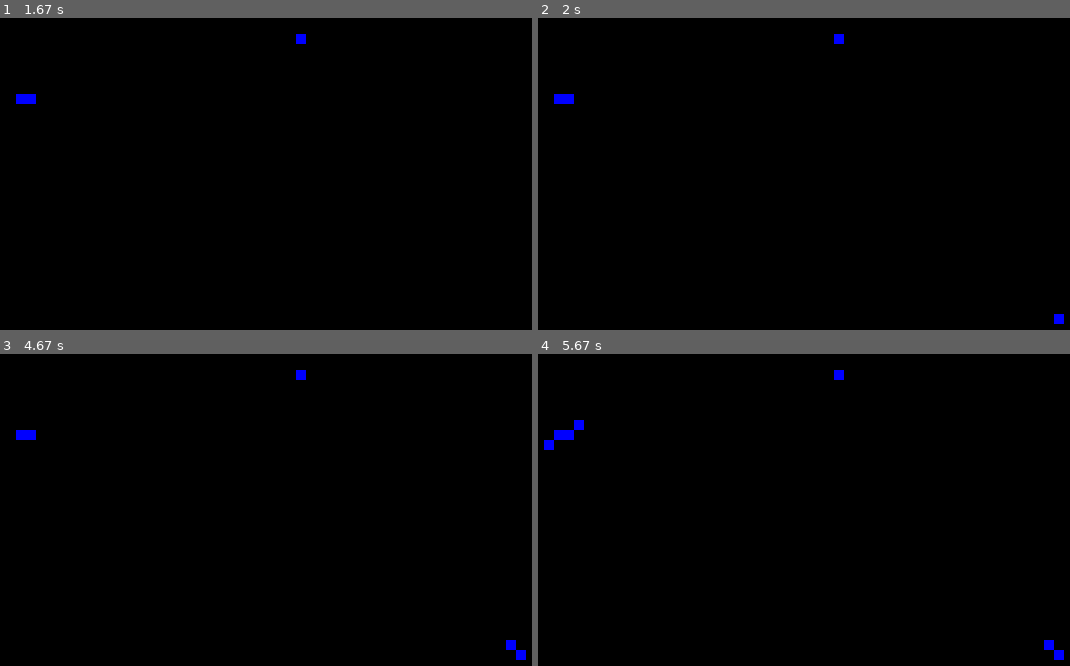
Above: before the commit, frames 1-4 (two rows, left to right).
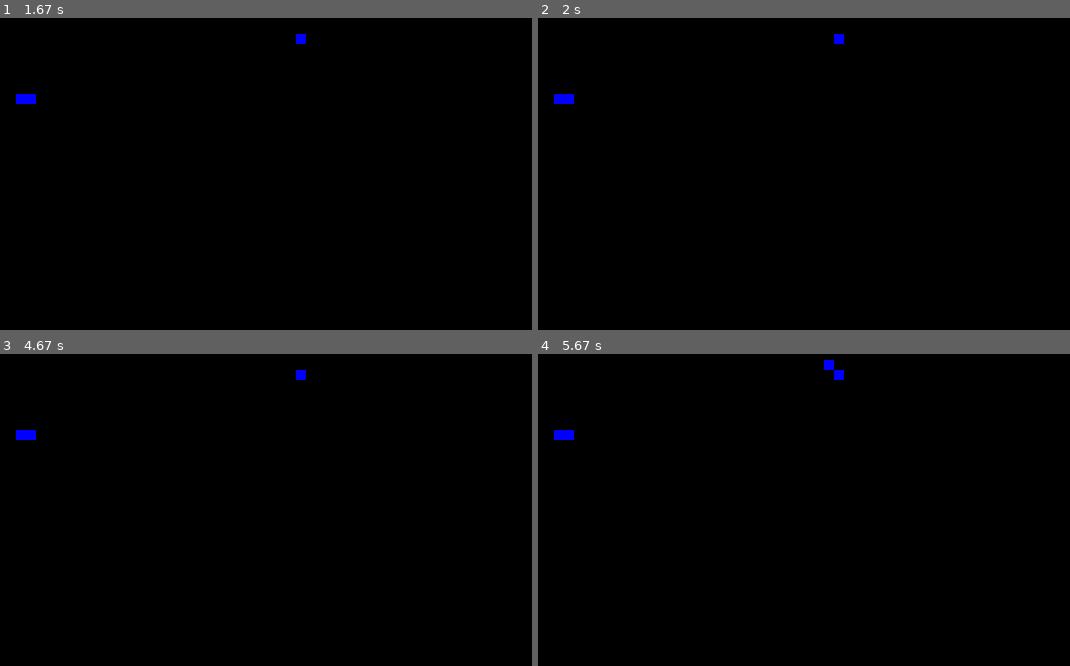
Above: after the commit, the same moments.

Repository: akanakia/collab-optimizer
Game: pygame game, started from droplet-ta-exp/droplet-ta-exp.py
The game is run twice, just before and just after one commit, with the same random seed, the same clock (stepped at 60 frames per second) and the same inputs. The source is Python 2; it was converted automatically to run under Python 3.
Inputs (mouse positions are in pixels of both pictures, inside the frame that each line leads up to):
- Up to frame 1 (1.67 s): press the mouse at (218, 133) at 0.37 s; move the mouse to (122, 114) at 0.47 s; release the mouse at (26, 99) at 0.6 s
- Up to frame 2 (2 s): right-click (1054, 320) at 1.72 s
- Up to frame 3 (4.67 s): no input
- Up to frame 4 (5.67 s): no input

Frame 1 is identical in both runs. In frame 2, less than 0.1% of the frame differs, in the area x 96-99%, y 94-99%; in frame 3, 0.1%; in frame 4, 0.3%, in the area x 1-99%, y 1-99%.

Commit message:
Fires can not be extinguished from a given (row, col) position.

Diff:
--- a/droplet-ta-exp/FireMaker.py
+++ b/droplet-ta-exp/FireMaker.py
@@ -17,12 +17,22 @@
             """
             self.col = col
             self.row = row
+            self.allowed_neighbors = []
+            self._compute_allowed_neighbors(num_cell_rows, num_cell_cols)
+
+            self.reset_cell_state()
+
+        def __hash__(self):
+            return hash((self.row, self.col))
+
+        def __eq__(self, other):
+            return (self.row, self.col) == (other.row, other.col)
+
+        def reset_cell_state(self):
             self.status = FireMaker.Cell.UNBURNT
             self.neighbors = 0
             self.intensity = 1
-
-            self.allowed_neighbors = []
-            self._compute_allowed_neighbors(num_cell_rows, num_cell_cols)
+            self.source = None
 
         def add_num_neighbors(self, n):
             """
@@ -69,11 +79,15 @@
         self.num_cell_rows = num_cell_rows
         self.num_cell_cols = num_cell_cols
         self._grid = [[FireMaker.Cell(row, col, num_cell_rows, num_cell_cols) for col in range(num_cell_cols)] for row in range(num_cell_rows)]
+        self._source_cells = {}
+
         self._diff_buffers = [{},{}]
         self._diff_buffer_index = 0
         self._diff_buff = self._diff_buffers[self._diff_buffer_index]
 
-    def ignite_cell(self, row, col):
+
+
+    def ignite_cell(self, row, col, source=None):
         """
         Add a new fire cell placed at location (row, col) on the grid. It
         returns (True, new cell status) if a new cell was created and
@@ -93,6 +107,13 @@
             if self._grid[row][col].status == FireMaker.Cell.UNBURNT:
                 self._grid[row][col].status = FireMaker.Cell.FRONT
 
+            if source is None:
+                self._grid[row][col].source = self._grid[row][col]
+                self._source_cells[self._grid[row][col]] = [self._grid[row][col]]
+            else:
+                self._grid[row][col].source = source
+                self._source_cells[source].append(self._grid[row][col])
+
             self._diff_buff[(row, col)] = (self._grid[row][col].intensity, self._grid[row][col].status)
 
             return (True, self._grid[row][col].status)
@@ -123,10 +144,26 @@
         if unburnt_cells[rand_id].status == FireMaker.Cell.UNBURNT:
             unburnt_cells[rand_id].status = FireMaker.Cell.FRONT
 
+        unburnt_cells[rand_id].source = unburnt_cells[rand_id]
+        self._source_cells[unburnt_cells[rand_id]] = [unburnt_cells[rand_id]]
+
         self._diff_buff[(unburnt_cells[rand_id].row, unburnt_cells[rand_id].col)] = (unburnt_cells[rand_id].intensity, unburnt_cells[rand_id].status)
 
         return (True, unburnt_cells[rand_id].status)
 
+    def extinguish_fire(self, row, col):
+        """
+        Extinguishes the entire fire "blob" in the area that cell at pos
+        (row, col) was a part of
+        """
+        if self._grid[row][col].status != FireMaker.Cell.UNBURNT:
+            source_cell = self._grid[row][col].source
+            this_fire_cells = self._source_cells[source_cell]
+            for cell in this_fire_cells:
+                cell.reset_cell_state()
+                self._diff_buff[(cell.row, cell.col)] = (cell.intensity, cell.status)
+
+            del self._source_cells[source_cell]
 
     def propogate_fire(self):
         """
@@ -146,7 +183,7 @@
                     if self._grid[row][col].status != FireMaker.Cell.UNBURNT:
                         neighbor_coords.remove((row, col))
                 (new_cell_row, new_cell_col) = neighbor_coords[random.randint(0, len(neighbor_coords)-1)]
-                self.ignite_cell(new_cell_row, new_cell_col)
+                self.ignite_cell(new_cell_row, new_cell_col, front_cell.source)
 
 
     def increment_intensity(self, inc=1):
--- a/droplet-ta-exp/droplet-ta-exp.py
+++ b/droplet-ta-exp/droplet-ta-exp.py
@@ -39,7 +39,12 @@
                 return
             if event.type == MOUSEBUTTONUP:
                 (mouse_x, mouse_y) = pygame.mouse.get_pos()
-                fm.ignite_cell(mouse_y/CELL_H, mouse_x/CELL_W)
+                # Left click add fire source
+                if event.button == 1:
+                    fm.ignite_cell(mouse_y/CELL_H, mouse_x/CELL_W)
+                # Right click extinguishes an entire fire "blob" area
+                elif event.button == 3:
+                    fm.extinguish_fire(mouse_y/CELL_H, mouse_x/CELL_W)
 
         # Minute interval
         if minute_counter > (FPS * 60):
@@ -54,9 +59,9 @@
 
         # Draw the fire
         diff_fire_grid_dict = fm.get_fire_grid()
-        cell_color = (0,0,0) # (r,g,b)
 
         for (y_pos, x_pos), (intensity, status) in diff_fire_grid_dict.iteritems():
+            cell_color = (0,0,0) # (r,g,b)
             if status==FireMaker.Cell.FRONT:
                 cell_color = (0,0,255)
             elif status==FireMaker.Cell.CORE:
